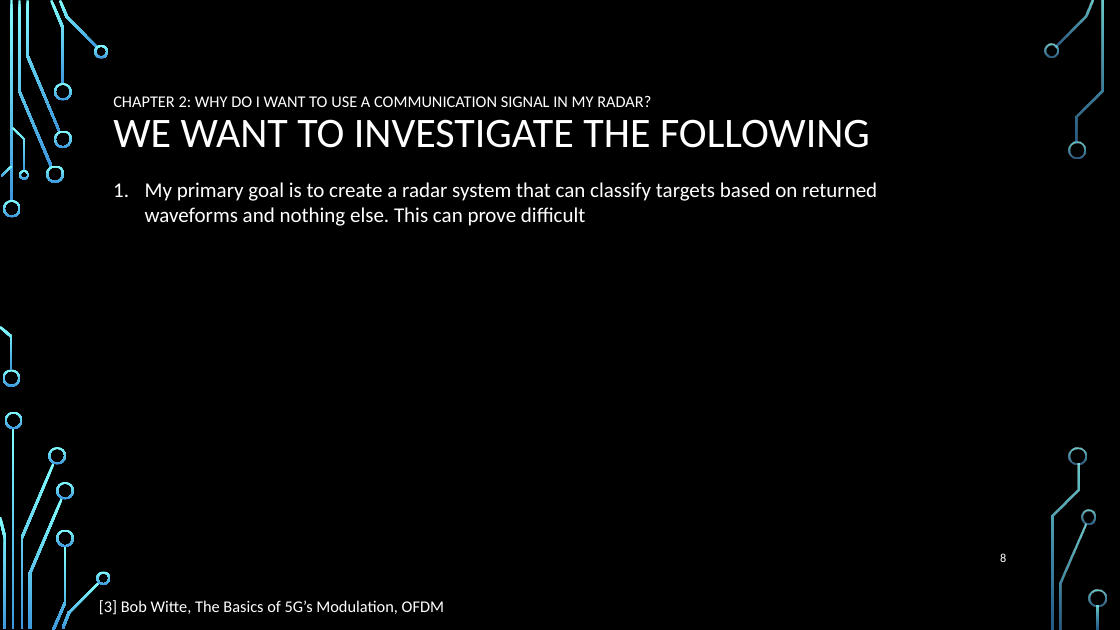
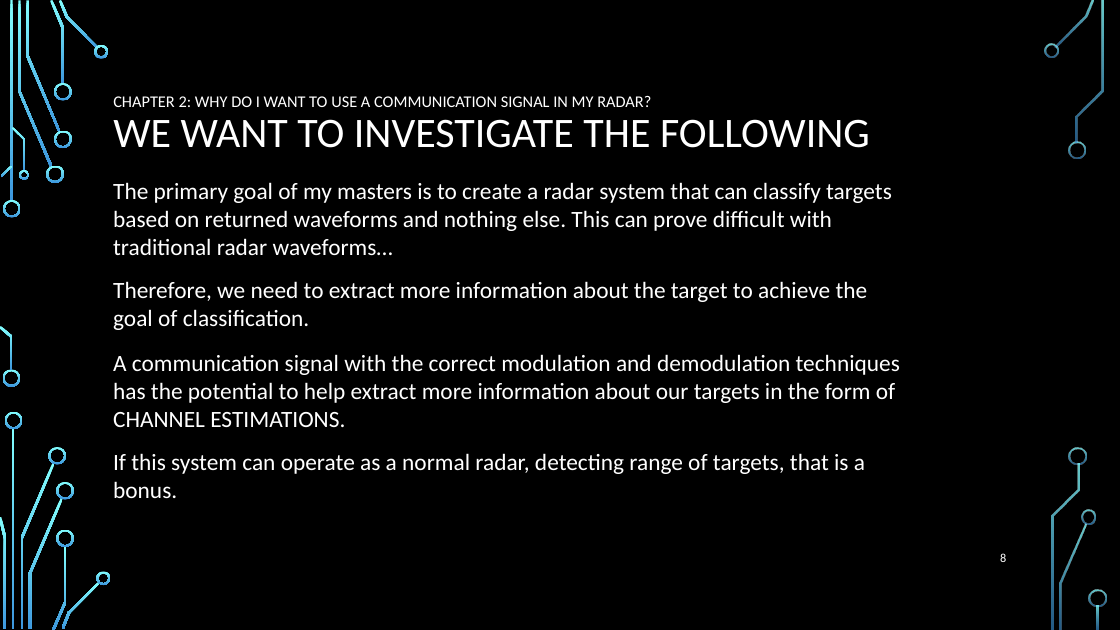
Before and after one commit to roryschram/masters, a slide deck: slide 8 of presentations/SARIG/sarig_rory_schram.pptx. Drawn at 1120x630 pixels with LibreOffice and Linux fonts; fonts in the diff are those of the drawing; background and template pictures are left out. Boxes give left, top, right and bottom in pixels: in the first picture for what was removed or moved away, otherwise in the second. Text is boxed around its words. In the diff, an @@ line names an element or a change of style, - is before the commit and + after.

```diff
--- a/presentations/SARIG/sarig_rory_schram.pptx
+++ b/presentations/SARIG/sarig_rory_schram.pptx
@@ text at box(113, 182, 892, 255): text changed; size 18 to 20 pt @@
-1. My primary goal is to create a radar system that can classify targets based on returned waveforms and nothing else. This can prove difficult
+The primary goal of my masters is to create a radar system that can classify targets based on returned waveforms and nothing else. This can prove difficult with traditional radar waveforms…
@@ text added at box(113, 281, 868, 330), 20 pt, text #FFFFFF @@
+Therefore, we need to extract more information about the target to achieve the goal of classification.
@@ text added at box(113, 354, 900, 427), 20 pt, text #FFFFFF @@
+A communication signal with the correct modulation and demodulation techniques has the potential to help extract more information about our targets in the form of CHANNEL ESTIMATIONS.
@@ text added at box(113, 453, 865, 498), 20 pt, text #FFFFFF @@
+If this system can operate as a normal radar, detecting range of targets, that is a bonus.
@@ text removed at box(99, 600, 444, 615) @@
-[3] Bob Witte, The Basics of 5G’s Modulation, OFDM
```
Also in this commit, not shown: 4 other slides changed, 7 slides added, 10 slides removed.
